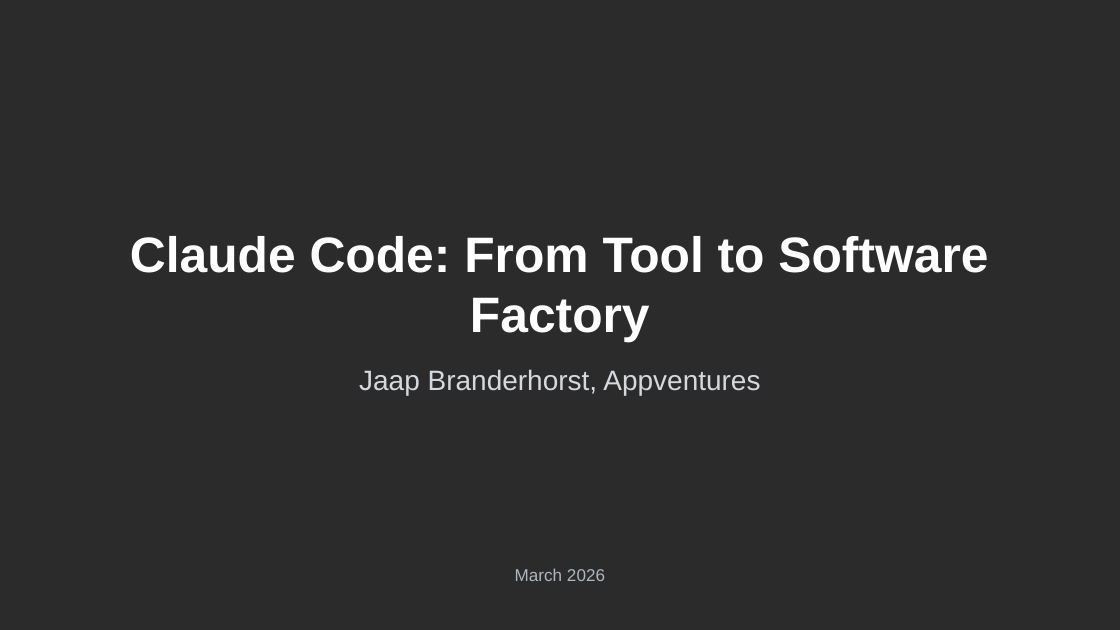
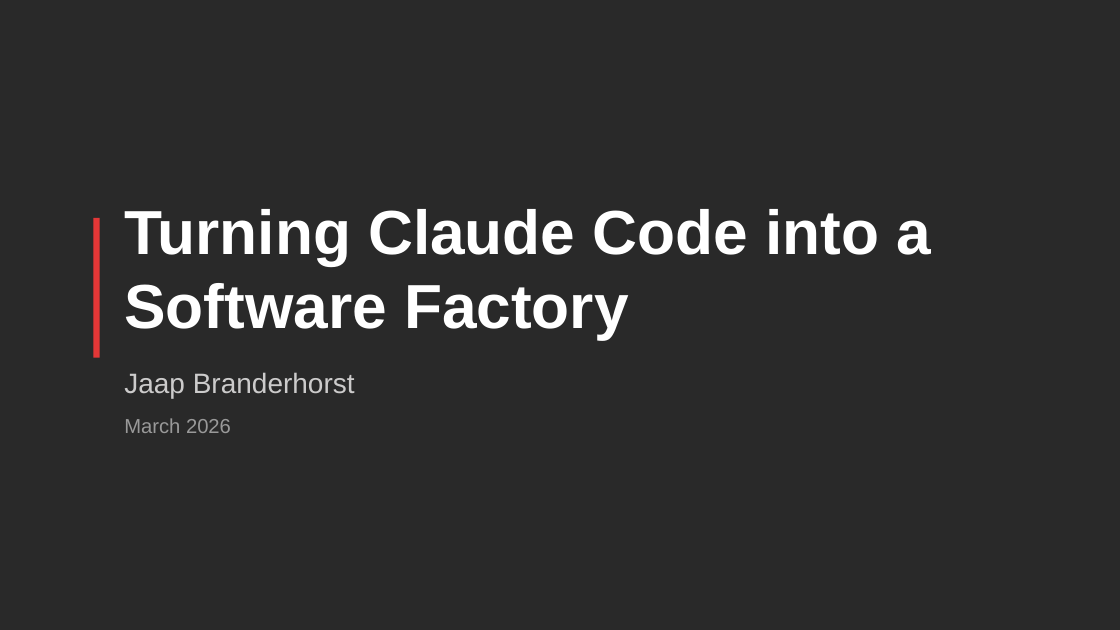
Before and after one commit to SalesforceRocks/python-demo, a slide deck: slide 1 of presentation.pptx. Drawn at 1120x630 pixels with LibreOffice and Linux fonts; fonts in the diff are those of the drawing; background and template pictures are left out; a plain dark background stands for a picture behind light text. Boxes give left, top, right and bottom in pixels: in the first picture for what was removed or moved away, otherwise in the second. Text is boxed around its words. In the diff, an @@ line names an element or a change of style, - is before the commit and + after.

```diff
--- a/presentation.pptx
+++ b/presentation.pptx
@@ background picture (left out) to #292929 @@
@@ text at (x1=124, y1=209, x2=931, y2=339): text changed; size 32 to 40 pt @@
-Claude Code: From Tool to Software Factory
+Turning Claude Code into a Software Factory
@@ rectangle added at (x1=93, y1=217, x2=100, y2=357), fill #E33737 @@
@@ text at (x1=124, y1=372, x2=355, y2=398): text changed; text colour #D5D8DC to #CCCBCB @@
-Jaap Branderhorst, Appventures
+Jaap Branderhorst
@@ text "March 2026" moved from (x1=515, y1=568, x2=605, y2=581) to (x1=124, y1=418, x2=231, y2=433) @@
@@ text "March 2026" at (x1=124, y1=418, x2=231, y2=433): size 11 to 13 pt, text colour #AEB6BF to #999999; alignment centre to left @@
```
Also in this commit, not shown: 11 slides added, 27 slides removed, 18 other files.
